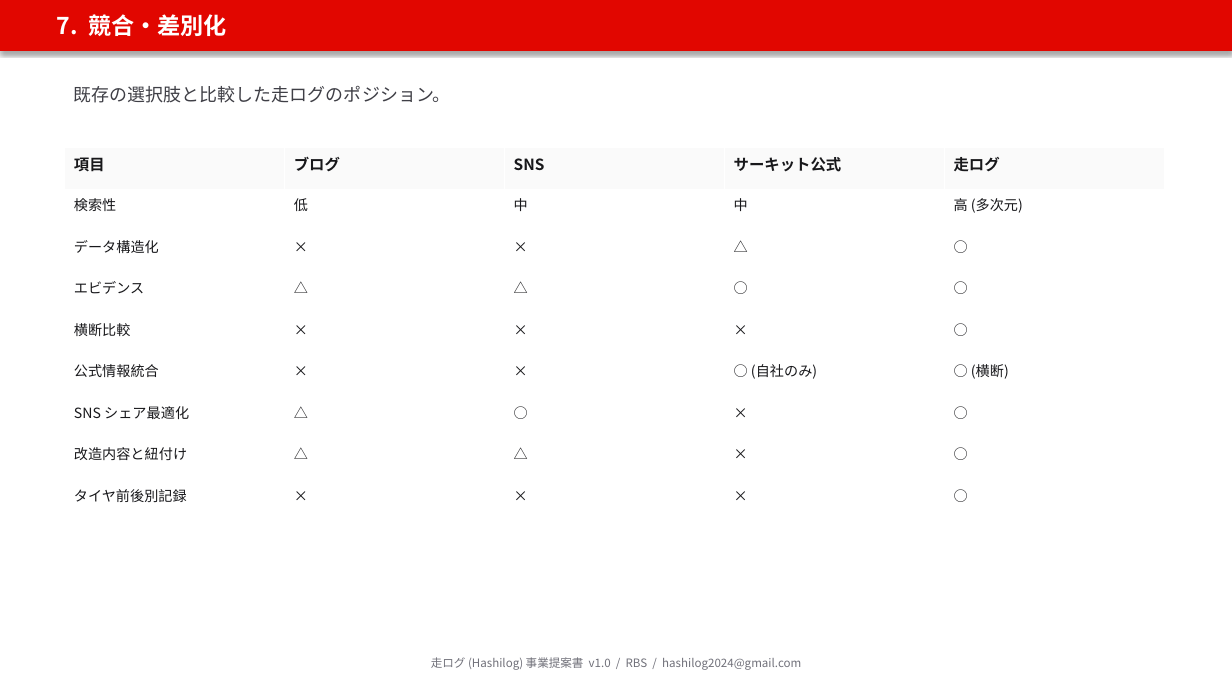
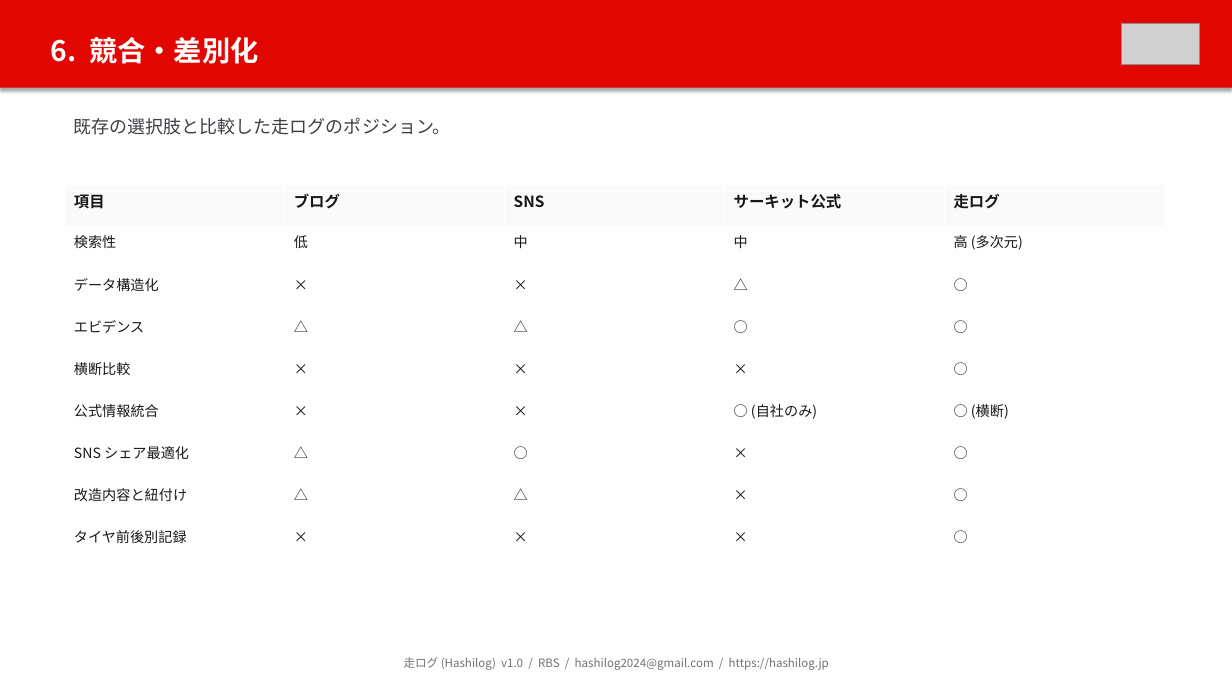
Before and after one commit to amebouzu/hashilog, a slide deck: slide 7 of docs/PROPOSAL.pptx (slide 13 before the commit). Drawn at 1232x693 pixels with LibreOffice and Linux fonts; fonts in the diff are those of the drawing; grey boxes stand for pictures. Boxes give left, top, right and bottom in pixels: in the first picture for what was removed or moved away, otherwise in the second. Text is boxed around its words. In the diff, an @@ line names an element or a change of style, - is before the commit and + after.

```diff
--- a/docs/PROPOSAL.pptx
+++ b/docs/PROPOSAL.pptx
@@ rectangle "6. 競合・差別化": place and size @@
-rectangle "6. 競合・差別化" at bbox=[0, 0, 1232, 51]
+rectangle "6. 競合・差別化" at bbox=[0, 0, 1232, 88]
@@ picture added at bbox=[1121, 23, 1200, 65] @@
@@ text in rectangle at bbox=[51, 37, 258, 64]: text changed; size 18 to 22 pt @@
-7. 競合・差別化
+6. 競合・差別化
@@ text "既存の選択肢と比較した走ログのポジション。": place and size @@
-text "既存の選択肢と比較した走ログのポジション。" at bbox=[74, 86, 451, 103]
+text "既存の選択肢と比較した走ログのポジション。" at bbox=[74, 118, 451, 135]
@@ table: place and size @@
-table at bbox=[65, 148, 1165, 522]
+table at bbox=[65, 185, 1165, 564]
@@ text at bbox=[404, 657, 829, 670]: text changed @@
-走ログ (Hashilog) 事業提案書 v1.0 / RBS / hashilog2024@gmail.com
+走ログ (Hashilog) v1.0 / RBS / hashilog2024@gmail.com / https://hashilog.jp
```
Also in this commit, not shown: 9 other slides changed, 9 slides removed, 3 other files.
